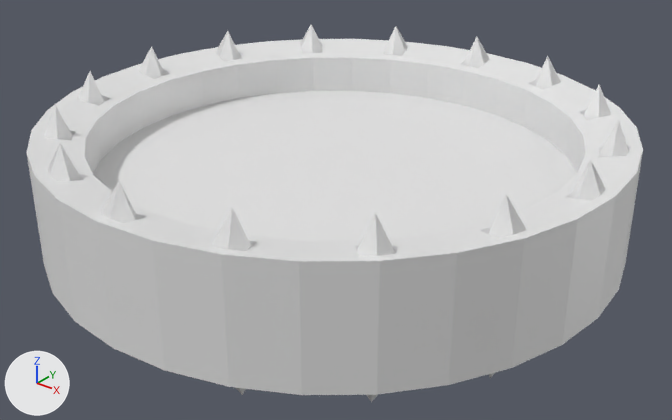
The glTF model js/src/checker.glb: old version first, new version second.
Rendered twice from a camera (50 mm lens) standing at (7.51, -9.36, 5.23) and looking at (0.16, -0.17, -0.47). Every picture has the same lights, and +X, +Y and +Z are marked at lower left.
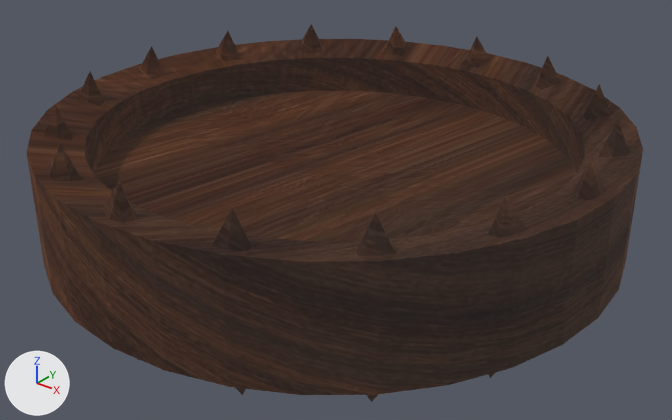
Boxes [x1, y1, x2, y2] around the edits, measured in the pictures (672 x 420 px):
'Cylinder', recoloured (white to brown): [26, 24, 643, 402] in both

The change, as a list of edits to the scene's bpy script:
```text
Add img_texture_1027559__340:
    img_texture_1027559__340 = load_image('texture-1027559__340', '_unpacked/texture-1027559__340', 779, 340, 'sRGB')
Add mat_material:
    mat_material = principled_material('Material')
    mat_material.texture = img_texture_1027559__340  # with its transparency
    mat_material.metallic = 1.0
    mat_material.roughness = 1.0
    mat_material.emission_strength = 0.0124
Change me_cylinder:
    where me_cylinder.from_pydata(...)  # 1536 vertices, 3068 faces; spans x -1.0..1.0, y -1.0..1.0, z -1.45..1.45
    add me_cylinder.materials.append(mat_material)  # picture img_texture_1027559__340
```
